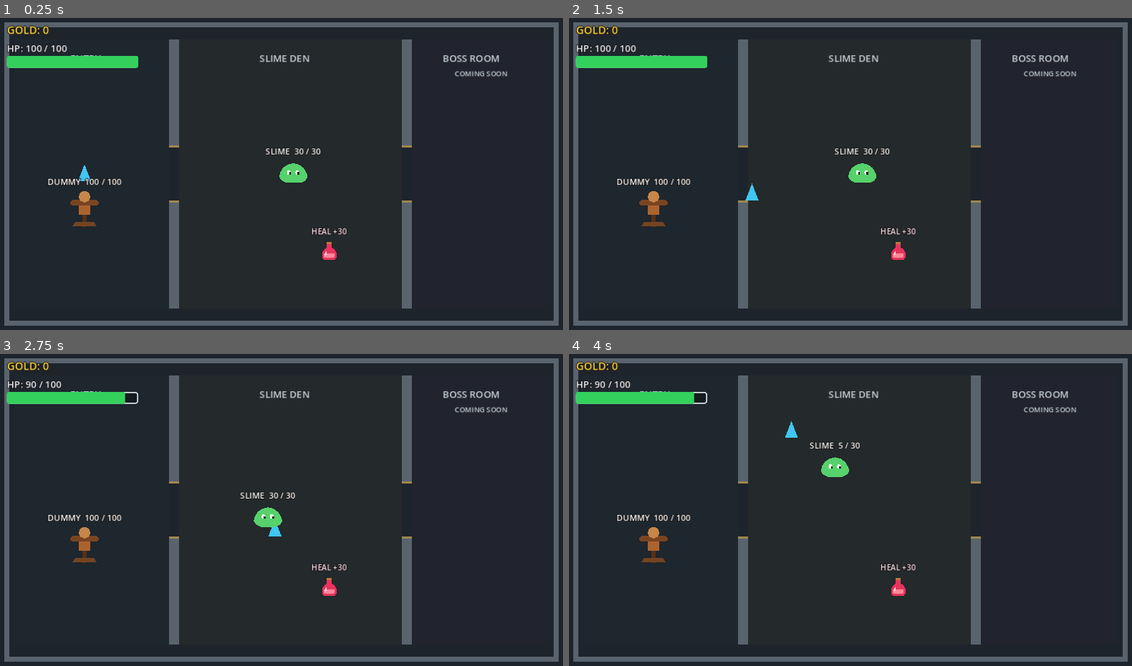
Above: before the commit, frames 1-4 (two rows, left to right).
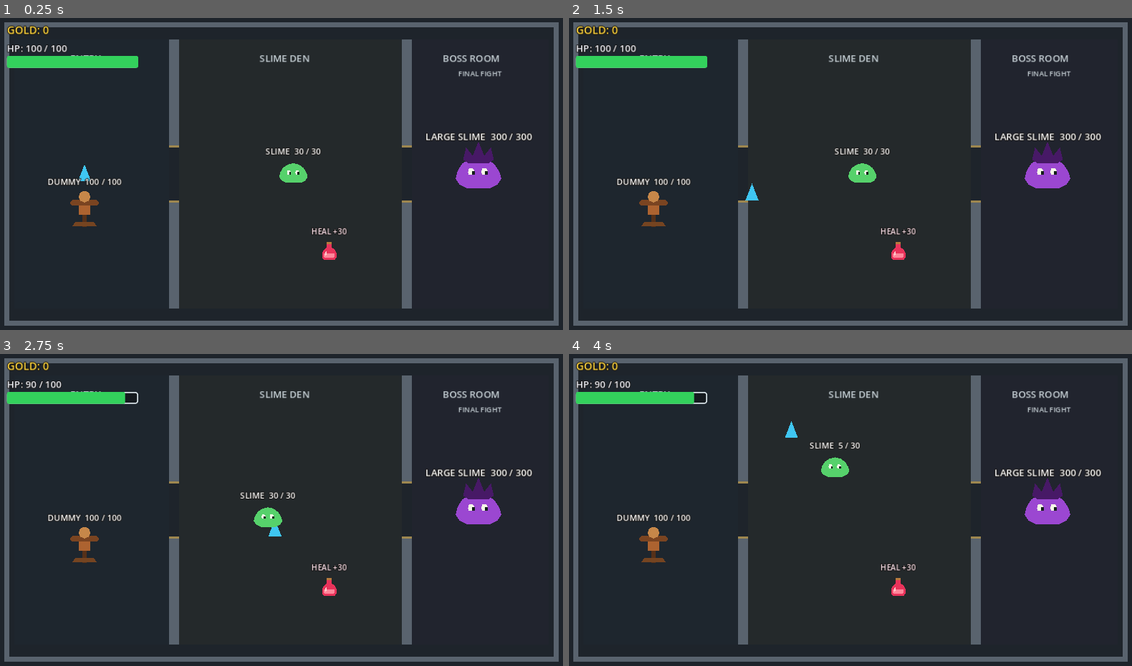
Above: after the commit, the same moments.

Repository: kartorhys-ship-it/mini-action-rpg
Game: Godot game, scene res://game/world/main.tscn
Two runs of this game, one before a commit and one after it. Both use one fixed random seed, a clock stepped at 60 frames per second and the inputs below.
Inputs:
- Up to frame 1 (0.25 s): no input
- Up to frame 2 (1.5 s): tap Enter at 0.5 s; hold D (move_right) 0.53-1.28 s; tap Space (attack) at 0.6, 1.35 s; hold S (move_down) from 1.28 s (still down)
- Up to frame 3 (2.75 s): tap Space (attack) at 2, 2.1 s; release S (move_down) at 2.03 s; hold D (move_right) from 2.03 s (still down)
- Up to frame 4 (4 s): release D (move_right) at 2.78 s; hold W (move_up) 2.78-3.53 s; tap Space (attack) at 2.85, 3.6 s; hold A (move_left) from 3.53 s (still down)

The runs differ from the first frame. In frame 1, 1.1% of the frame differs, in the area x 75-95%, y 16-55%; in frame 2, 1.1%; in frame 3, 1.1%; in frame 4, 1.1%.

Commit message:
feat: add boss encounter and victory state

Diff:
--- /dev/null
+++ b/game/enemies/boss_slime.tscn
@@ -0,0 +1,50 @@
+[gd_scene load_steps=5 format=3]
+
+[ext_resource type="PackedScene" path="res://game/enemies/slime.tscn" id="1_slime"]
+
+[sub_resource type="CapsuleShape2D" id="CapsuleShape2D_boss"]
+radius = 19.0
+height = 42.0
+
+[sub_resource type="CircleShape2D" id="CircleShape2D_boss_contact"]
+radius = 30.0
+
+[node name="BossSlime" instance=ExtResource("1_slime")]
+movement_speed = 120.0
+detection_range = 160.0
+stopping_distance = 40.0
+contact_damage = 20.0
+contact_damage_interval = 1.5
+display_name = "LARGE SLIME"
+defeated_text = "BOSS DEFEATED"
+retain_aggro_after_detection = true
+room_boundaries = PackedFloat32Array(300, 690)
+room_doorway_y = 270.0
+waypoint_clearance = 60.0
+
+[node name="SlimeArt" parent="." index="1"]
+scale = Vector2(1.6, 1.6)
+
+[node name="Body" parent="SlimeArt" index="1"]
+color = Color(0.61, 0.28, 0.82, 1)
+
+[node name="Crest" type="Polygon2D" parent="SlimeArt"]
+position = Vector2(0, -11)
+polygon = PackedVector2Array(-16, -4, -13, -17, -6, -8, 0, -23, 6, -8, 13, -17, 16, -4, 10, 0, -10, 0)
+color = Color(0.28, 0.1, 0.4, 1)
+
+[node name="HealthLabel" parent="." index="2"]
+offset_left = -120.0
+offset_top = -74.0
+offset_right = 120.0
+offset_bottom = -50.0
+theme_override_font_sizes/font_size = 16
+
+[node name="CollisionShape2D" parent="." index="0"]
+shape = SubResource("CapsuleShape2D_boss")
+
+[node name="HealthComponent" parent="." index="3"]
+maximum_health = 300.0
+
+[node name="CollisionShape2D" parent="ContactArea" index="0"]
+shape = SubResource("CircleShape2D_boss_contact")
--- a/game/enemies/slime.gd
+++ b/game/enemies/slime.gd
@@ -6,10 +6,17 @@
 @export_range(0.0, 200.0, 1.0) var stopping_distance: float = 32.0
 @export_range(0.0, 100.0, 1.0) var contact_damage: float = 10.0
 @export_range(0.1, 10.0, 0.1) var contact_damage_interval: float = 1.0
+@export var display_name: String = "SLIME"
+@export var defeated_text: String = "SLIME DOWN"
+@export var retain_aggro_after_detection: bool = false
+@export var room_boundaries: PackedFloat32Array = PackedFloat32Array()
+@export var room_doorway_y: float = 270.0
+@export_range(0.0, 200.0, 1.0) var waypoint_clearance: float = 60.0
 @export var gold_drop_scene: PackedScene
 
 var _target: CharacterBody2D
 var _is_dead: bool = false
+var _has_aggro: bool = false
 var _contact_damage_cooldown: float = 0.0
 
 @onready var _health_component: Node = $HealthComponent
@@ -38,15 +45,48 @@
 
 	var offset_to_target: Vector2 = _target.global_position - global_position
 	var distance_to_target: float = offset_to_target.length()
-	if distance_to_target > detection_range or distance_to_target <= stopping_distance:
+	if distance_to_target <= detection_range:
+		_has_aggro = true
+	if distance_to_target > detection_range and (not retain_aggro_after_detection or not _has_aggro):
+		velocity = Vector2.ZERO
+	elif distance_to_target <= stopping_distance:
 		velocity = Vector2.ZERO
 	else:
-		velocity = offset_to_target.normalized() * movement_speed
+		var pursuit_target: Vector2 = _get_pursuit_target(_target.global_position)
+		velocity = (pursuit_target - global_position).normalized() * movement_speed
 	move_and_slide()
 	_apply_contact_damage(delta)
 
 
+func _get_pursuit_target(target_position: Vector2) -> Vector2:
+	if room_boundaries.is_empty():
+		return target_position
+
+	var current_room: int = _get_room_index(global_position.x)
+	var target_room: int = _get_room_index(target_position.x)
+	if current_room == target_room:
+		return target_position
+
+	var boundary_index: int = current_room if current_room < target_room else current_room - 1
+	var direction: float = signf(target_position.x - global_position.x)
+	return Vector2(
+		room_boundaries[boundary_index] + direction * waypoint_clearance,
+		room_doorway_y
+	)
+
+
+func _get_room_index(world_x: float) -> int:
+	for boundary_index: int in range(room_boundaries.size()):
+		if world_x < room_boundaries[boundary_index]:
+			return boundary_index
+	return room_boundaries.size()
+
+
 func _apply_contact_damage(delta: float) -> void:
+	if not _contact_area.monitoring:
+		_contact_damage_cooldown = 0.0
+		return
+
 	if _target not in _contact_area.get_overlapping_bodies():
 		_contact_damage_cooldown = 0.0
 		return
@@ -65,7 +105,7 @@
 
 
 func _on_health_changed(current_health: float, maximum_health: float) -> void:
-	_health_label.text = "SLIME  %d / %d" % [roundi(current_health), roundi(maximum_health)]
+	_health_label.text = "%s  %d / %d" % [display_name, roundi(current_health), roundi(maximum_health)]
 
 
 func _on_died() -> void:
@@ -74,8 +114,9 @@
 	collision_layer = 0
 	_contact_area.set_deferred("monitoring", false)
 	_slime_art.modulate = Color(0.42, 0.42, 0.42, 1.0)
-	_health_label.text = "SLIME DOWN"
-	call_deferred("_spawn_gold_drop")
+	_health_label.text = defeated_text
+	if gold_drop_scene != null:
+		call_deferred("_spawn_gold_drop")
 
 
 func _spawn_gold_drop() -> void:
--- a/game/world/main.gd
+++ b/game/world/main.gd
@@ -10,6 +10,13 @@
 const ROOM_LABEL_COLOR: Color = Color(0.78, 0.82, 0.84, 1.0)
 const DOORWAY_COLOR: Color = Color(0.62, 0.53, 0.31, 1.0)
 const GRID_SPACING: float = 48.0
+
+@onready var _boss_health_component: Node = $BossSlime/HealthComponent
+@onready var _victory_label: Label = $CanvasLayer/VictoryLabel
+
+
+func _ready() -> void:
+	_boss_health_component.connect(&"died", _on_boss_defeated)
 
 
 func _draw() -> void:
@@ -42,4 +49,9 @@
 	draw_string(room_font, Vector2(126.0, 82.0), "ENTRY", HORIZONTAL_ALIGNMENT_LEFT, -1.0, 16, ROOM_LABEL_COLOR)
 	draw_string(room_font, Vector2(443.0, 82.0), "SLIME DEN", HORIZONTAL_ALIGNMENT_LEFT, -1.0, 16, ROOM_LABEL_COLOR)
 	draw_string(room_font, Vector2(750.0, 82.0), "BOSS ROOM", HORIZONTAL_ALIGNMENT_LEFT, -1.0, 16, ROOM_LABEL_COLOR)
-	draw_string(room_font, Vector2(770.0, 106.0), "COMING SOON", HORIZONTAL_ALIGNMENT_LEFT, -1.0, 12, ROOM_LABEL_COLOR)
+	draw_string(room_font, Vector2(776.0, 106.0), "FINAL FIGHT", HORIZONTAL_ALIGNMENT_LEFT, -1.0, 12, ROOM_LABEL_COLOR)
+
+
+func _on_boss_defeated() -> void:
+	_victory_label.visible = true
+	get_tree().paused = true
--- a/game/world/main.tscn
+++ b/game/world/main.tscn
@@ -10,6 +10,7 @@
 [ext_resource type="Script" path="res://game/ui/gold_counter.gd" id="8_gold_counter"]
 [ext_resource type="Script" path="res://game/ui/health_hud.gd" id="9_health_hud"]
 [ext_resource type="PackedScene" path="res://game/items/health_potion.tscn" id="10_health_potion"]
+[ext_resource type="PackedScene" path="res://game/enemies/boss_slime.tscn" id="11_boss_slime"]
 
 [sub_resource type="RectangleShape2D" id="RectangleShape2D_player"]
 size = Vector2(22, 28)
@@ -42,6 +43,10 @@
 
 [node name="HealthPotion" parent="." instance=ExtResource("10_health_potion")]
 position = Vector2(560, 400)
+
+[node name="BossSlime" parent="." instance=ExtResource("11_boss_slime")]
+position = Vector2(810, 270)
+target_path = NodePath("../Player")
 
 [node name="Placeholder" type="Polygon2D" parent="Player"]
 polygon = PackedVector2Array(-11, 12, 0, -16, 11, 12)
@@ -155,5 +160,19 @@
 max_value = 100.0
 show_percentage = false
 
+[node name="VictoryLabel" type="Label" parent="CanvasLayer"]
+visible = false
+offset_left = 260.0
+offset_top = 218.0
+offset_right = 700.0
+offset_bottom = 286.0
+theme_override_colors/font_color = Color(1, 0.86, 0.29, 1)
+theme_override_colors/font_outline_color = Color(0.05, 0.04, 0.03, 1)
+theme_override_constants/outline_size = 6
+theme_override_font_sizes/font_size = 48
+text = "YOU WIN"
+horizontal_alignment = 1
+vertical_alignment = 1
+
 [connection signal="died" from="Player/HealthComponent" to="Player" method="_on_health_component_died"]
 [connection signal="body_entered" from="Player/AttackArea" to="Player" method="_on_attack_area_body_entered"]
--- /dev/null
+++ b/tests/test_boss.gd
@@ -0,0 +1,118 @@
+extends SceneTree
+
+const MAIN_SCENE: PackedScene = preload("res://game/world/main.tscn")
+
+
+func _initialize() -> void:
+	_run_test.call_deferred()
+
+
+func _run_test() -> void:
+	var main_scene: Node2D = MAIN_SCENE.instantiate() as Node2D
+	var player: CharacterBody2D = main_scene.get_node("Player") as CharacterBody2D
+	var boss: CharacterBody2D = main_scene.get_node("BossSlime") as CharacterBody2D
+	var normal_slime: CharacterBody2D = main_scene.get_node("Slime") as CharacterBody2D
+	root.add_child(main_scene)
+	await physics_frame
+	await physics_frame
+
+	var boss_health: Node = boss.get_node("HealthComponent")
+	var boss_health_label: Label = boss.get_node("HealthLabel") as Label
+	var victory_label: Label = main_scene.get_node("CanvasLayer/VictoryLabel") as Label
+	if not is_equal_approx(float(boss_health.get("maximum_health")), 300.0):
+		push_error("Boss should have 300 maximum health.")
+		quit(1)
+		return
+	if float(boss.get("movement_speed")) <= float(normal_slime.get("movement_speed")):
+		push_error("Boss movement speed should exceed the normal slime's speed.")
+		quit(1)
+		return
+	if float(boss.get("contact_damage")) <= float(normal_slime.get("contact_damage")):
+		push_error("Boss contact damage should exceed the normal slime's damage.")
+		quit(1)
+		return
+	if boss_health_label.text != "LARGE SLIME  300 / 300" or victory_label.visible:
+		push_error("Boss health should be labeled and victory hidden before the encounter ends.")
+		quit(1)
+		return
+	if not boss.global_position.is_equal_approx(Vector2(810.0, 270.0)):
+		push_error("Boss should wait in the Boss Room until the player approaches.")
+		quit(1)
+		return
+
+	normal_slime.set_physics_process(false)
+	(normal_slime.get_node("ContactArea") as Area2D).monitoring = false
+	player.global_position = Vector2(650.0, 270.0)
+	player.force_update_transform()
+	await physics_frame
+	await physics_frame
+	await create_timer(1.1).timeout
+	if boss.global_position.x >= 700.0:
+		push_error("Boss should pursue through the aligned doorway into the Slime Den.")
+		quit(1)
+		return
+	player.global_position = Vector2(150.0, 270.0)
+	player.force_update_transform()
+	await create_timer(4.2).timeout
+	if boss.global_position.x >= 300.0 or absf(boss.global_position.y - 270.0) > 12.0:
+		push_error("Boss should keep aggro and follow the doorway centerline into the Entry room.")
+		quit(1)
+		return
+	player.call("receive_healing", 20.0)
+
+	boss.set_physics_process(false)
+	(boss.get_node("ContactArea") as Area2D).monitoring = false
+	boss.global_position = Vector2(810.0, 270.0)
+	boss.force_update_transform()
+	player.global_position = Vector2(760.0, 270.0)
+	player.force_update_transform()
+	player.call("receive_healing", 100.0)
+	boss.set_physics_process(true)
+	(boss.get_node("ContactArea") as Area2D).monitoring = true
+	await physics_frame
+	await physics_frame
+	await create_timer(0.35).timeout
+	var player_health: Node = player.get_node("HealthComponent")
+	if not is_equal_approx(float(player_health.get("current_health")), 80.0):
+		push_error("Boss contact should deal 20 damage when it reaches the player; health is %.1f." % float(player_health.get("current_health")))
+		quit(1)
+		return
+
+	boss.set_physics_process(false)
+	(boss.get_node("ContactArea") as Area2D).monitoring = false
+	player.call("receive_healing", 20.0)
+
+	var attack_area: Area2D = player.get_node("AttackArea") as Area2D
+	attack_area.position = Vector2.RIGHT * 24.0
+	for hit_index: int in range(12):
+		player.call("_start_attack")
+		await create_timer(0.85).timeout
+		if hit_index == 0 and not is_equal_approx(float(boss_health.get("current_health")), 275.0):
+			push_error("One sword hit should reduce boss health by 25.")
+			quit(1)
+			return
+
+	await process_frame
+	if not bool(boss.get("_is_dead")) or boss_health_label.text != "BOSS DEFEATED":
+		push_error("Defeating the boss should stop it and show BOSS DEFEATED.")
+		quit(1)
+		return
+	if (boss.get_node("ContactArea") as Area2D).monitoring:
+		push_error("A defeated boss must stop monitoring/contact attacking the player.")
+		quit(1)
+		return
+	if not victory_label.visible or victory_label.text != "YOU WIN":
+		push_error("Boss defeat should show the YOU WIN message.")
+		quit(1)
+		return
+	if not main_scene.get_tree().paused:
+		push_error("Boss defeat should pause the game so the player can no longer move or attack.")
+		quit(1)
+		return
+	if main_scene.get_node_or_null("GoldPickup") != null:
+		push_error("Boss should not drop gold; only the normal slime has the guaranteed drop.")
+		quit(1)
+		return
+
+	print("Boss test passed: stats, persistent pursuit through both doorways, contact damage, sword defeat, and paused YOU WIN state.")
+	quit(0)
--- a/tests/test_enemy_combat.gd
+++ b/tests/test_enemy_combat.gd
@@ -11,6 +11,9 @@
 	var main_scene: Node2D = MAIN_SCENE.instantiate() as Node2D
 	var player: CharacterBody2D = main_scene.get_node("Player") as CharacterBody2D
 	var slime: CharacterBody2D = main_scene.get_node("Slime") as CharacterBody2D
+	var boss: CharacterBody2D = main_scene.get_node("BossSlime") as CharacterBody2D
+	boss.set_physics_process(false)
+	(boss.get_node("ContactArea") as Area2D).monitoring = false
 	player.position = Vector2(620.0, 270.0)
 	slime.position = Vector2(650.0, 270.0)
 	root.add_child(main_scene)
Not shown: 1 places in game/world/main.tscn that only renumber resources
Not shown, added: tests/test_boss.gd.uid
Not shown, changed: README.md
Not shown, changed: docs/ARCHITECTURE.md
Not shown, changed: docs/ROADMAP.md
Not shown, added: features/boss/ACCEPTANCE.md
Not shown, added: features/boss/SPEC.md
Not shown, added: features/boss/WORK_RECORD.md
Not shown, changed: features/dungeon_layout/WORK_RECORD.md
Not shown, changed: game/enemies/README.md
Not shown, changed: tests/README.md
